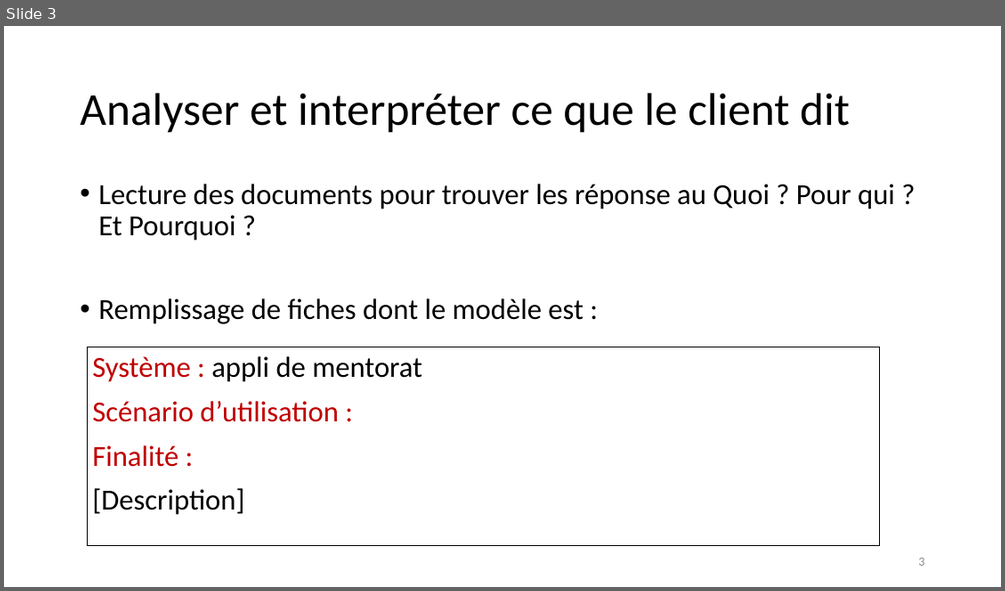
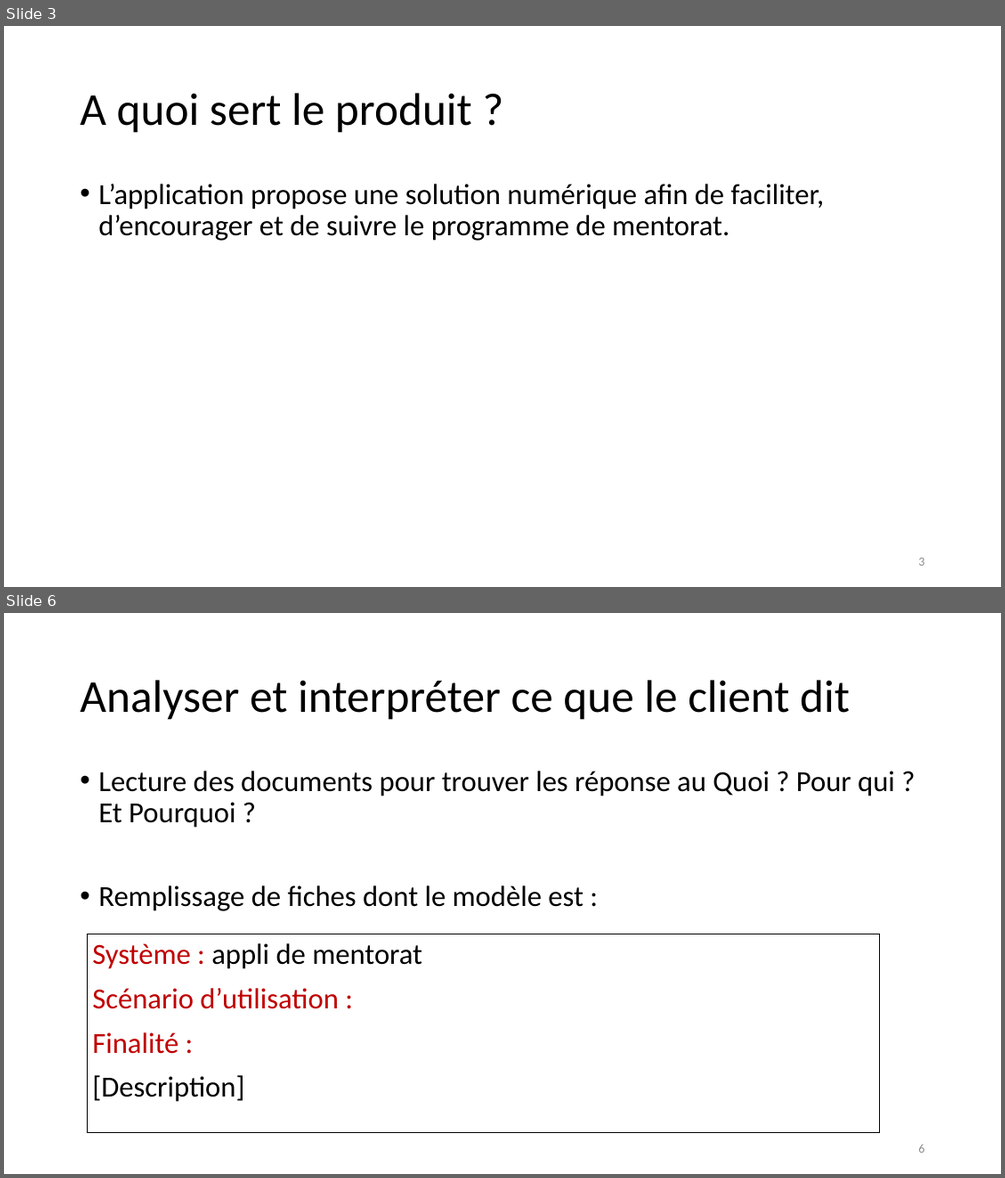
Before and after one commit to emmo78/Project_ConceptionOfMentorApp, a slide deck: Presentation_olivier_MOREL.pptx. Shown one above the other, each under a label of ours: slide 3 before the commit, slides 3 and 6 after it; the slides between them are not shown. The pictures are 1005x591 and 1005x1178 pixels, drawn with LibreOffice and Linux fonts; fonts in the diff are those of the drawing. Boxes give left, top, right and bottom in pixels: in the first picture for what was removed or moved away, otherwise in the second. Text is boxed around its words. In the diff, an @@ line names an element or a change of style, - is before the commit and + after.

```diff
--- a/Presentation_olivier_MOREL.pptx
+++ b/Presentation_olivier_MOREL.pptx
@@ slide 3 added at <box>4,26,1001,587</box>, background #FFFFFF @@
@@ title added at <box>80,93,472,133</box>, 44 pt, text #000000 @@
+A quoi sert le produit ?
@@ text added at <box>98,184,825,240</box>, 28 pt, text #000000 @@
+• L’application propose une solution numérique afin de faciliter, d’encourager et de suivre le programme de mentorat.
@@ page number added at <box>918,557,924,565</box>, 12 pt, text #8C8C8C @@
+3
@@ what was slide 3 is now slide 6 @@
@@ page number at <box>918,1144,924,1152</box>: text changed @@
-3
+6
```
Also in this commit, not shown: 2 other slides added.
